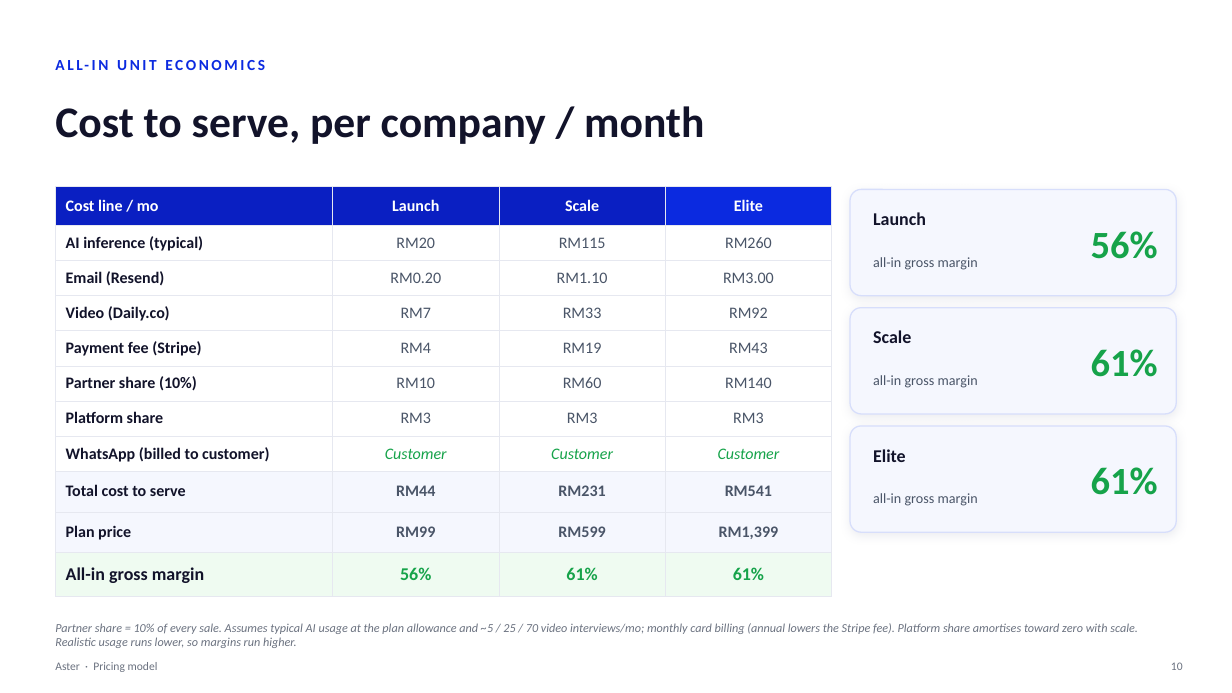
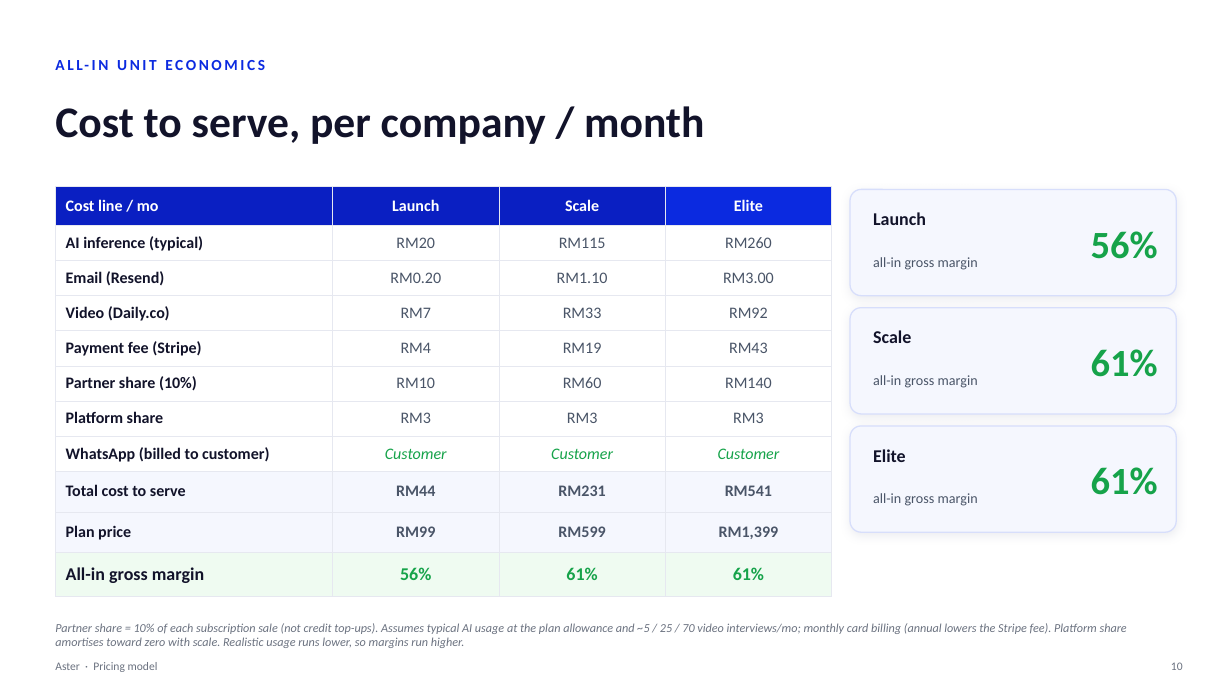
Before and after one commit to shahramly83/aster, a slide deck: slide 10 of docs/aster-pricing.pptx. Drawn at 1232x693 pixels with LibreOffice and Linux fonts; fonts in the diff are those of the drawing. Boxes give left, top, right and bottom in pixels: in the first picture for what was removed or moved away, otherwise in the second. Text is boxed around its words. In the diff, an @@ line names an element or a change of style, - is before the commit and + after.

```diff
--- a/docs/aster-pricing.pptx
+++ b/docs/aster-pricing.pptx
@@ text at [55, 623, 1127, 648]: text changed @@
-Partner share = 10% of every sale. Assumes typical AI usage at the plan allowance and ~5 / 25 / 70 video interviews/mo; monthly card billing (annual lowers the Stripe fee). Platform share amortises toward zero with scale. Realistic usage runs lower, so margins run higher.
+Partner share = 10% of each subscription sale (not credit top-ups). Assumes typical AI usage at the plan allowance and ~5 / 25 / 70 video interviews/mo; monthly card billing (annual lowers the Stripe fee). Platform share amortises toward zero with scale. Realistic usage runs lower, so margins run higher.
```
Also in this commit, not shown: 7 other slides changed.
